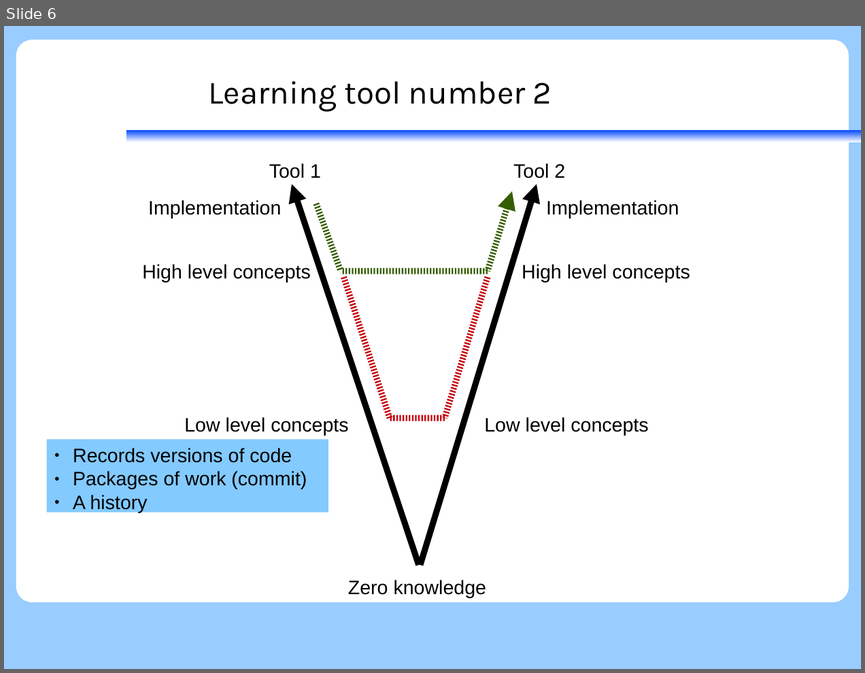
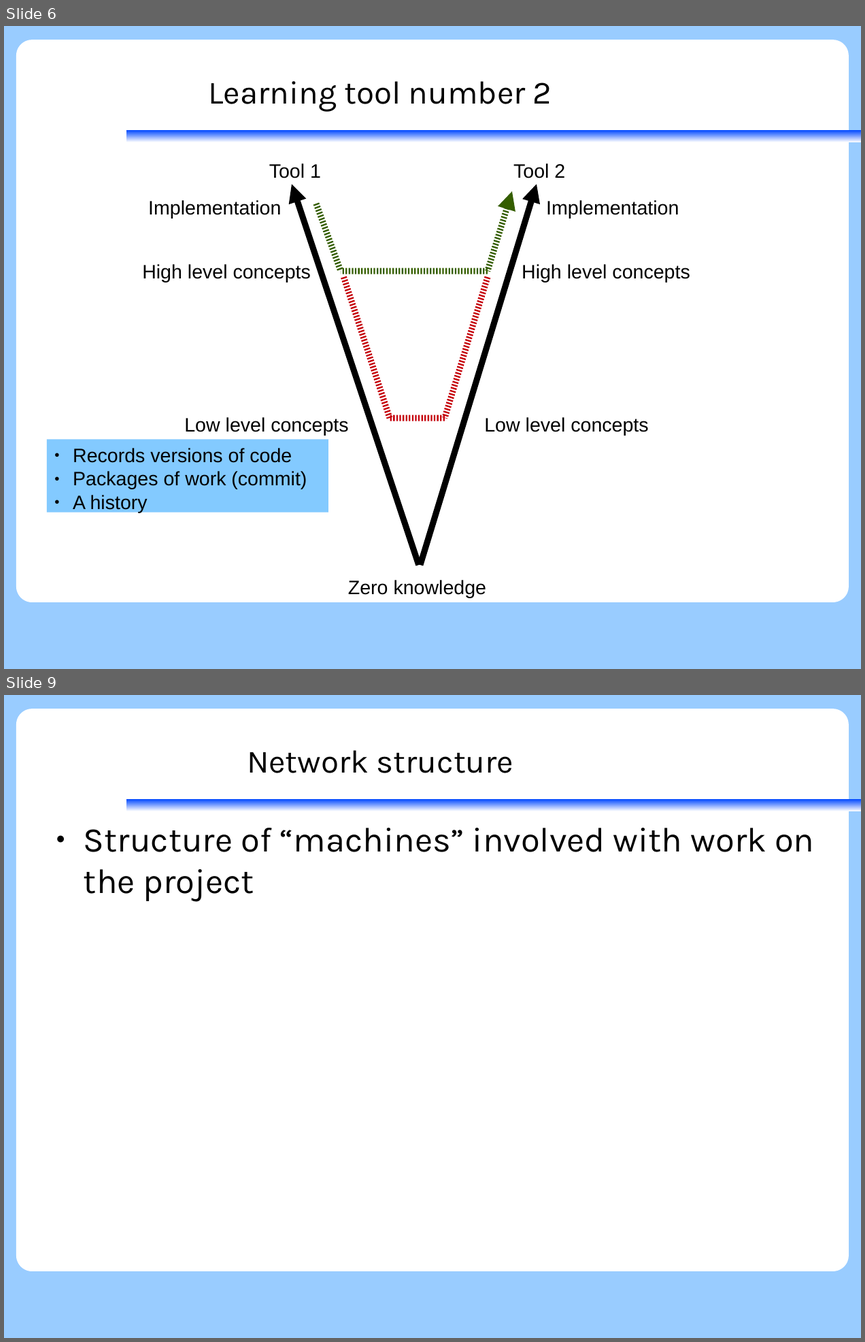
Before and after one commit to KennethNielsen/presentations, a slide deck: git/git.odp. Shown one above the other, each under a label of ours: slide 6 before the commit, slides 6 and 9 after it; the slides between them are not shown. The pictures are 865x673 and 865x1342 pixels, drawn with LibreOffice and Linux fonts; fonts in the diff are those of the drawing; background and template pictures are left out. Boxes give left, top, right and bottom in pixels: in the first picture for what was removed or moved away, otherwise in the second. Text is boxed around its words. In the diff, an @@ line names an element or a change of style, - is before the commit and + after.

Commit message:
Network part of git

```diff
--- a/git/git.odp
+++ b/git/git.odp
@@ slide 9 added at [4, 695, 861, 1338], background #99CCFF; not listed: 2 template elements that a slide beside it also shows @@
@@ title added at [247, 750, 514, 773], 30 pt, text #000000 @@
+Network structure
@@ text added at [84, 828, 814, 901], 32 pt, text #000000 @@
+● Structure of “machines” involved with work on the project
```
Also in this commit, not shown: 4 slides changed, 8 other slides added, 1 slide removed.
